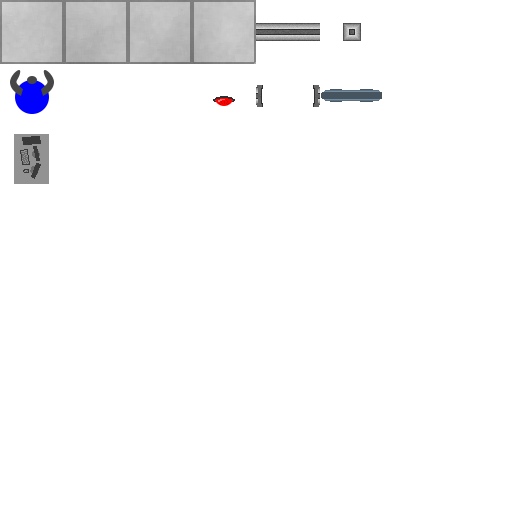
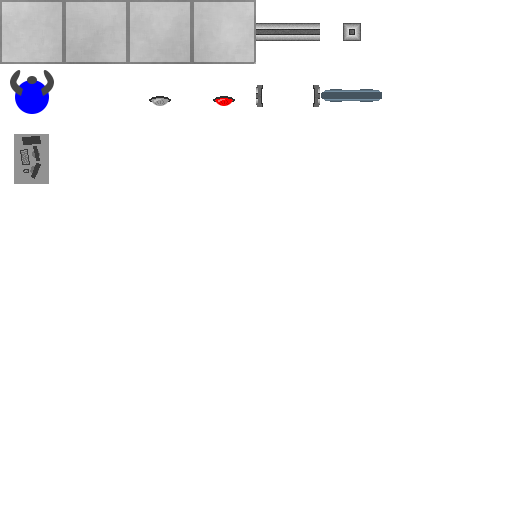
Layer changes from the first 512 × 512 image to the second:
added layer "Layer 3" above "Layer 2" over left=149, top=96, right=171, bottom=106
